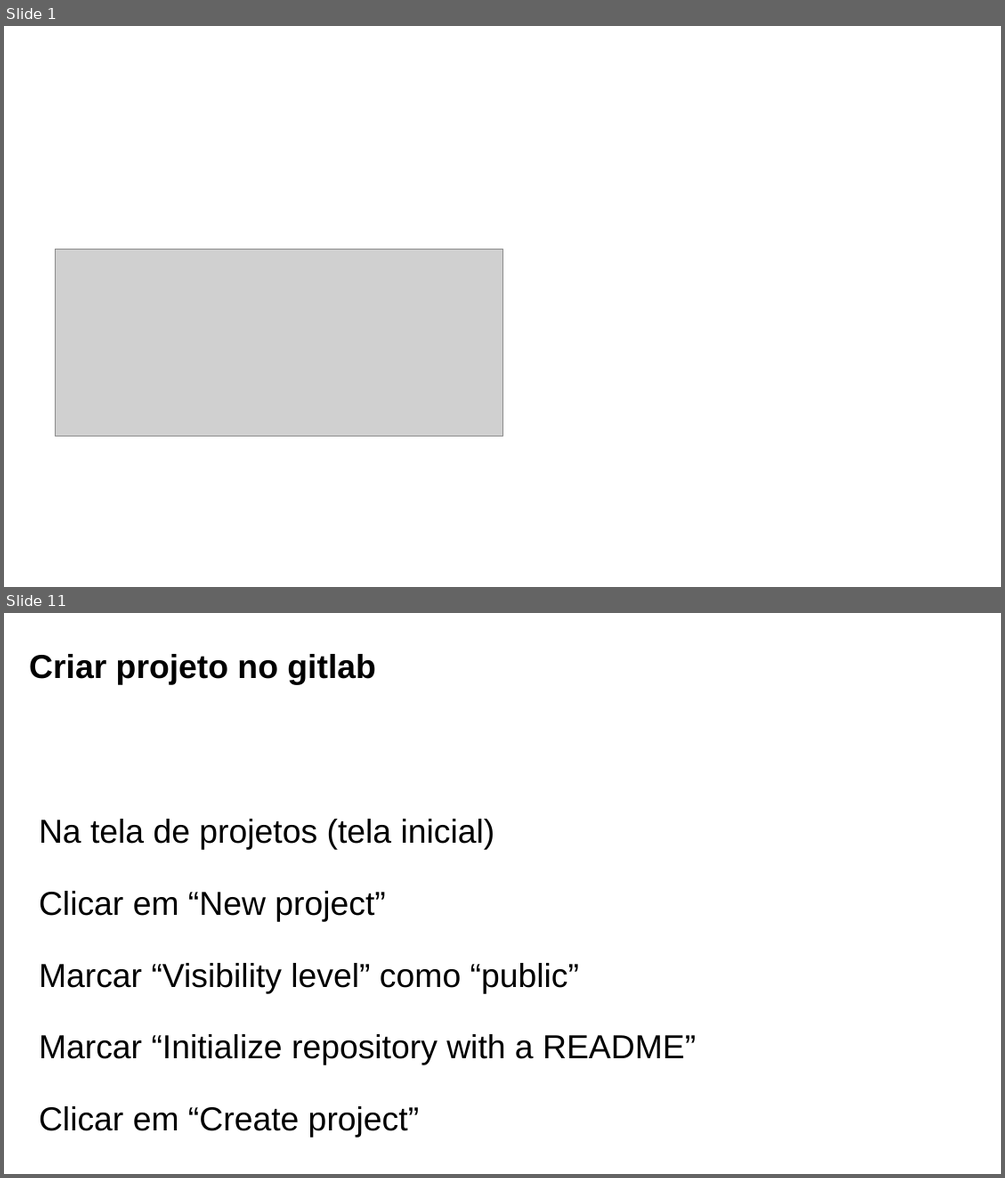
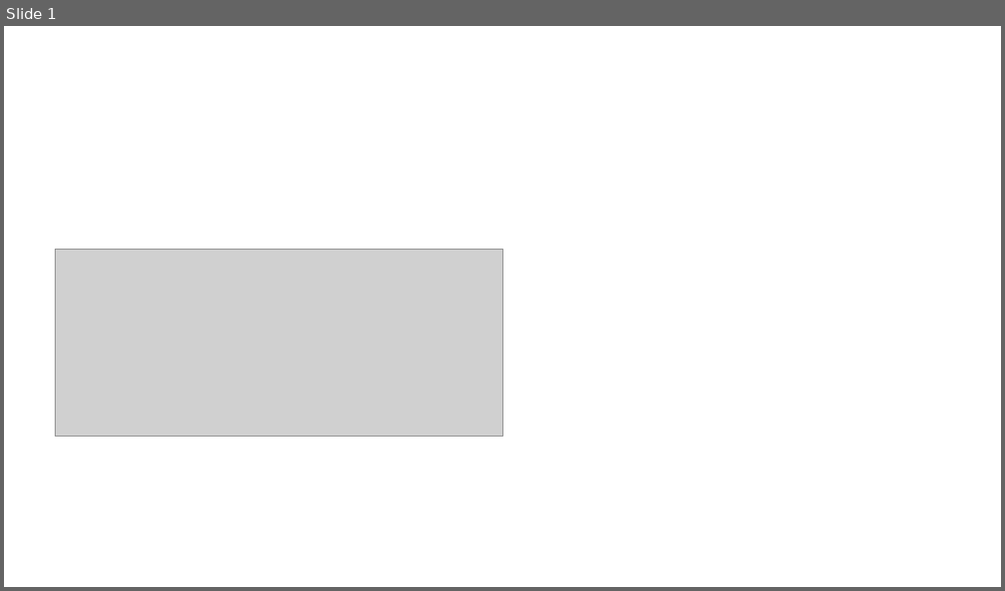
Before and after one commit to yunoguthi/testeCursoGit, a slide deck: git.pptx. Shown one above the other, each under a label of ours: slides 1 and 11 before the commit, slide 1 after it; the slides between them are not shown. The pictures are 1005x1178 and 1005x591 pixels, drawn with LibreOffice and Linux fonts; fonts in the diff are those of the drawing; grey boxes stand for pictures; background and template pictures are left out. Boxes give left, top, right and bottom in pixels: in the first picture for what was removed or moved away, otherwise in the second. Text is boxed around its words. In the diff, an @@ line names an element or a change of style, - is before the commit and + after.

```diff
--- a/git.pptx
+++ b/git.pptx
@@ slide 11 removed at (4, 613, 1001, 1174), background #FFFFFF @@
@@ text removed at (29, 654, 375, 685) @@
-Criar projeto no gitlab
@@ text removed at (39, 819, 696, 1137) @@
-Na tela de projetos (tela inicial)
-Clicar em “New project”
-Marcar “Visibility level” como “public”
-Marcar “Initialize repository with a README”
-Clicar em “Create project”
```
Also in this commit, not shown: 3 slides changed, 13 other slides removed, 1 other file.
